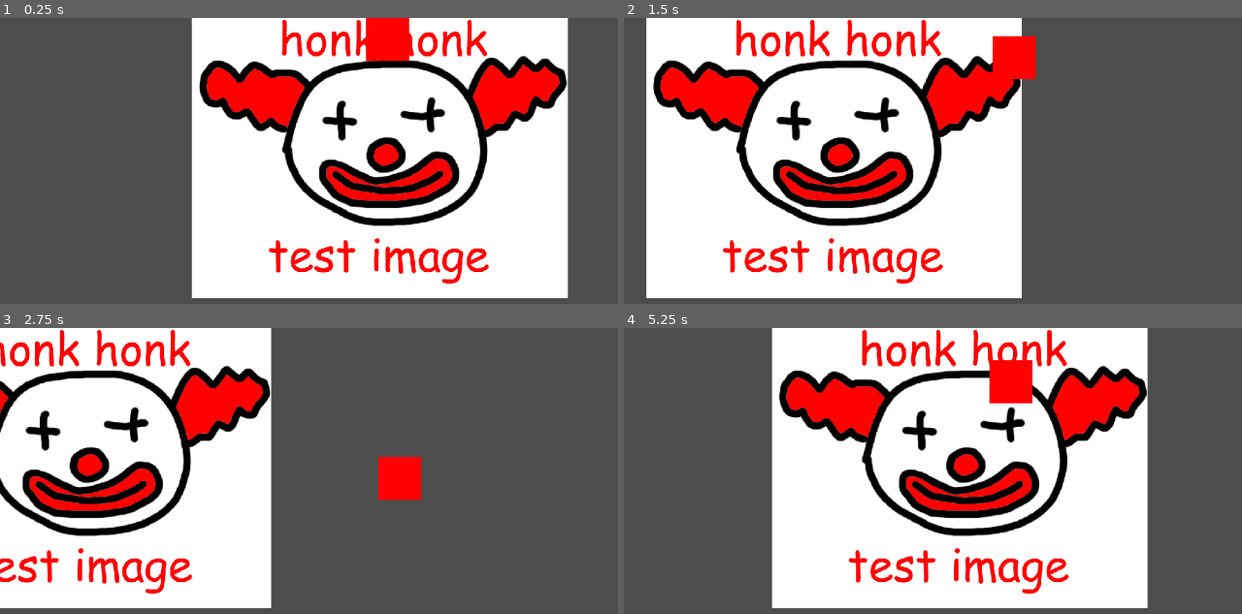
Above: before the commit, frames 1-4 (two rows, left to right).
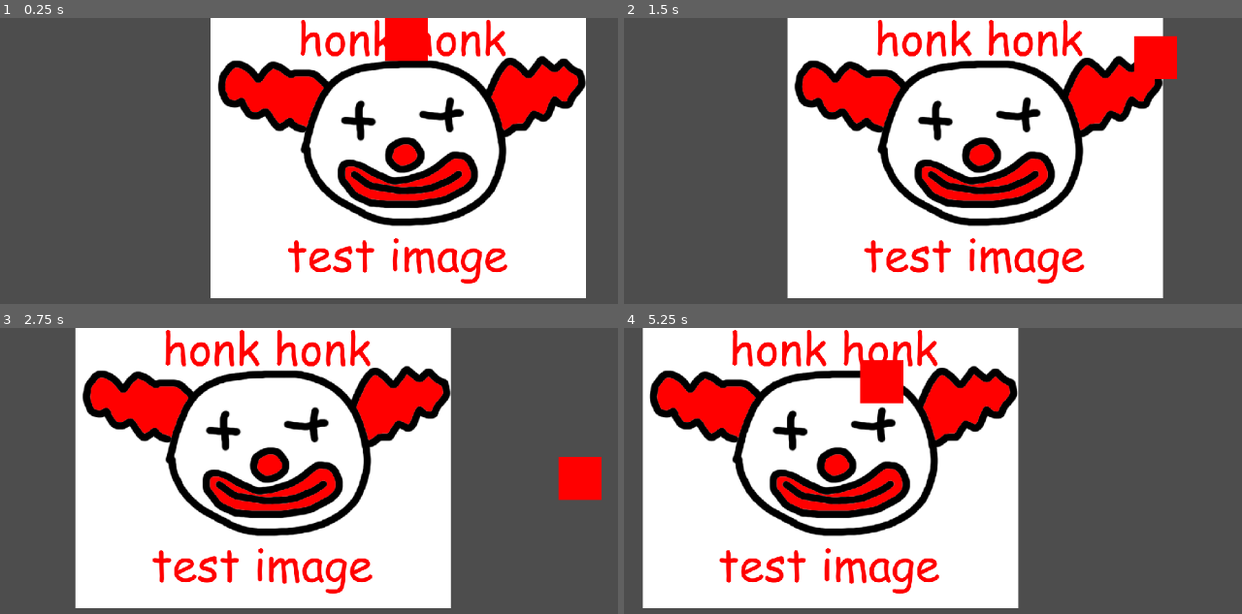
Above: after the commit, the same moments.

Repository: zelochron42/Clown-Ranch-Game
Game: Godot game, scene res://main_scene.tscn
Same seed, same stepped clock (60 frames per second), same inputs: the game is played once before the commit and once after it.
Inputs:
- Up to frame 1 (0.25 s): no input
- Up to frame 2 (1.5 s): hold Right (ui_right) 0.53-1.28 s; hold Down (ui_down) from 1.28 s (still down)
- Up to frame 3 (2.75 s): release Down (ui_down) at 2.03 s; hold Right (ui_right) from 2.03 s (still down)
- Up to frame 4 (5.25 s): release Right (ui_right) at 2.78 s; hold Up (ui_up) 2.78-3.53 s; hold Left (ui_left) 3.53-5.03 s; hold Down (ui_down) from 5.03 s (still down)

The runs differ from the first frame. In frame 1, 23% of the frame differs, in the area x 30-95%, y 0-98%; in frame 2, 63%, in the area x 3-90%, y 0-98%; in frame 3, 56%; in frame 4, 61%.

Commit message:
temp Background

Diff:
--- a/main_scene.tscn
+++ b/main_scene.tscn
@@ -18,7 +18,7 @@
 limit_top = 0
 limit_bottom = 0
 position_smoothing_enabled = true
-position_smoothing_speed = 15.0
+position_smoothing_speed = 0.5
 
 [node name="TilemapObject" type="Node" parent="Player" node_paths=PackedStringArray("map")]
 script = ExtResource("2_avyxl")
Binary file added: d01.png
Not shown, added: d01.png.import
